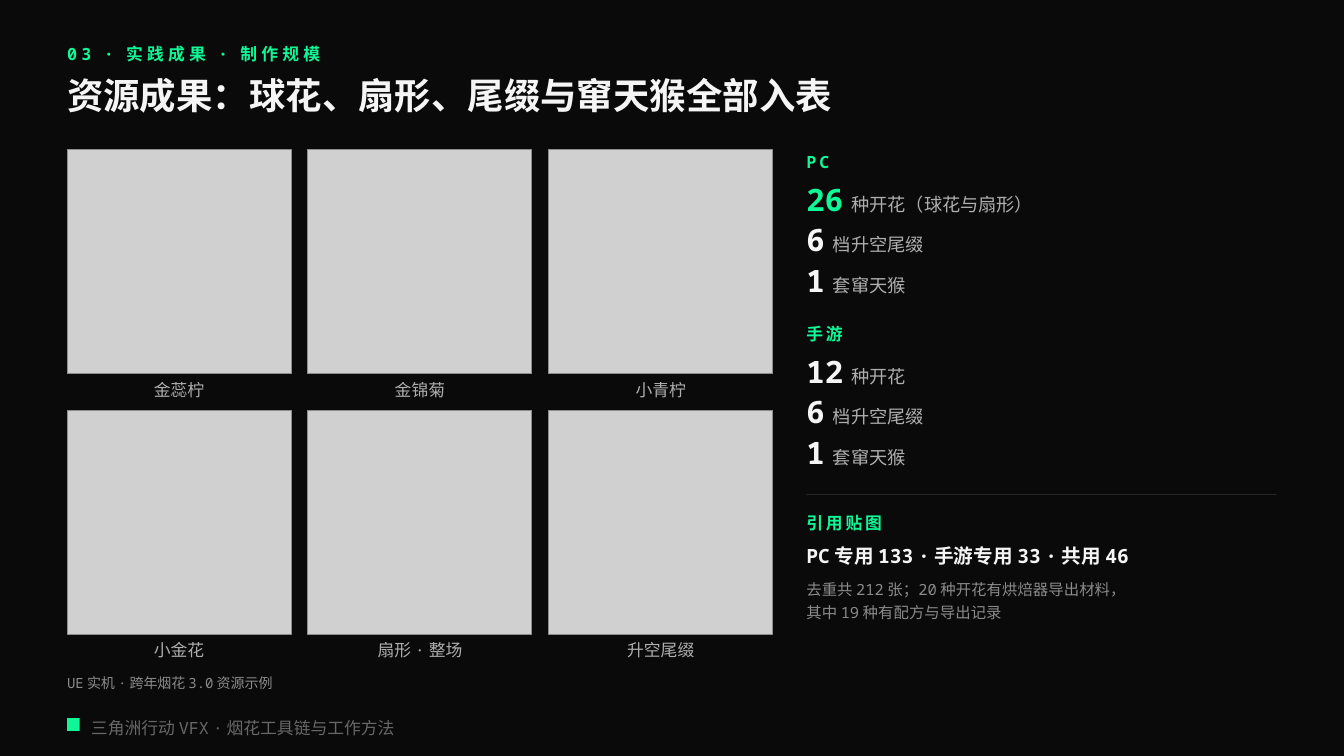
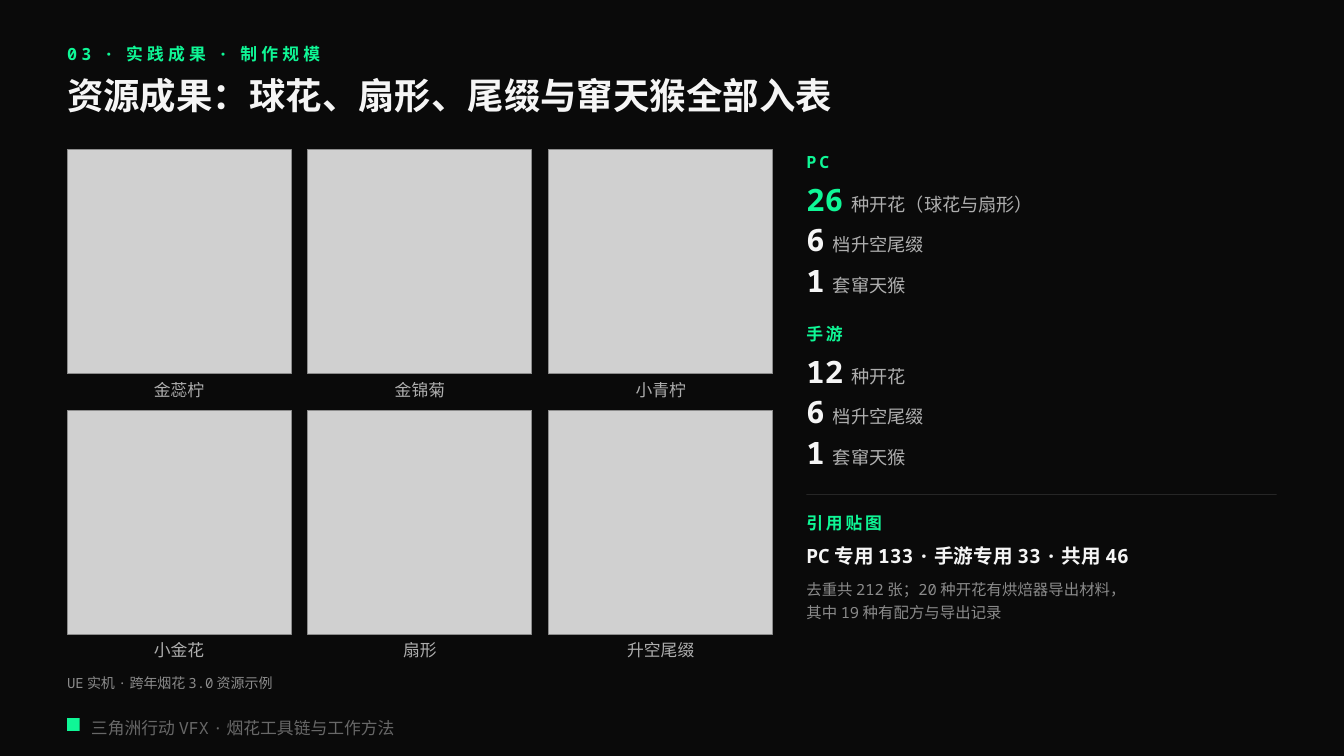
Before and after one commit to loccmaiii-lang/FireWorksLab, a slide deck: slide 11 of 协作/提示词/分享PPT交接_2026-10-29/第四版交付_云端/烟花秀AI全流程_第四版.pptx. Drawn at 1344x756 pixels with LibreOffice and Linux fonts; fonts in the diff are those of the drawing; grey boxes stand for pictures. Boxes give left, top, right and bottom in pixels: in the first picture for what was removed or moved away, otherwise in the second. Text is boxed around its words. In the diff, an @@ line names an element or a change of style, - is before the commit and + after.

```diff
--- a/协作/提示词/分享PPT交接_2026-10-29/第四版交付_云端/烟花秀AI全流程_第四版.pptx
+++ b/协作/提示词/分享PPT交接_2026-10-29/第四版交付_云端/烟花秀AI全流程_第四版.pptx
@@ text at (403, 642, 437, 658): text changed @@
-扇形 · 整场
+扇形
```
Also in this commit, not shown: 5 other slides changed, 17 other files.
